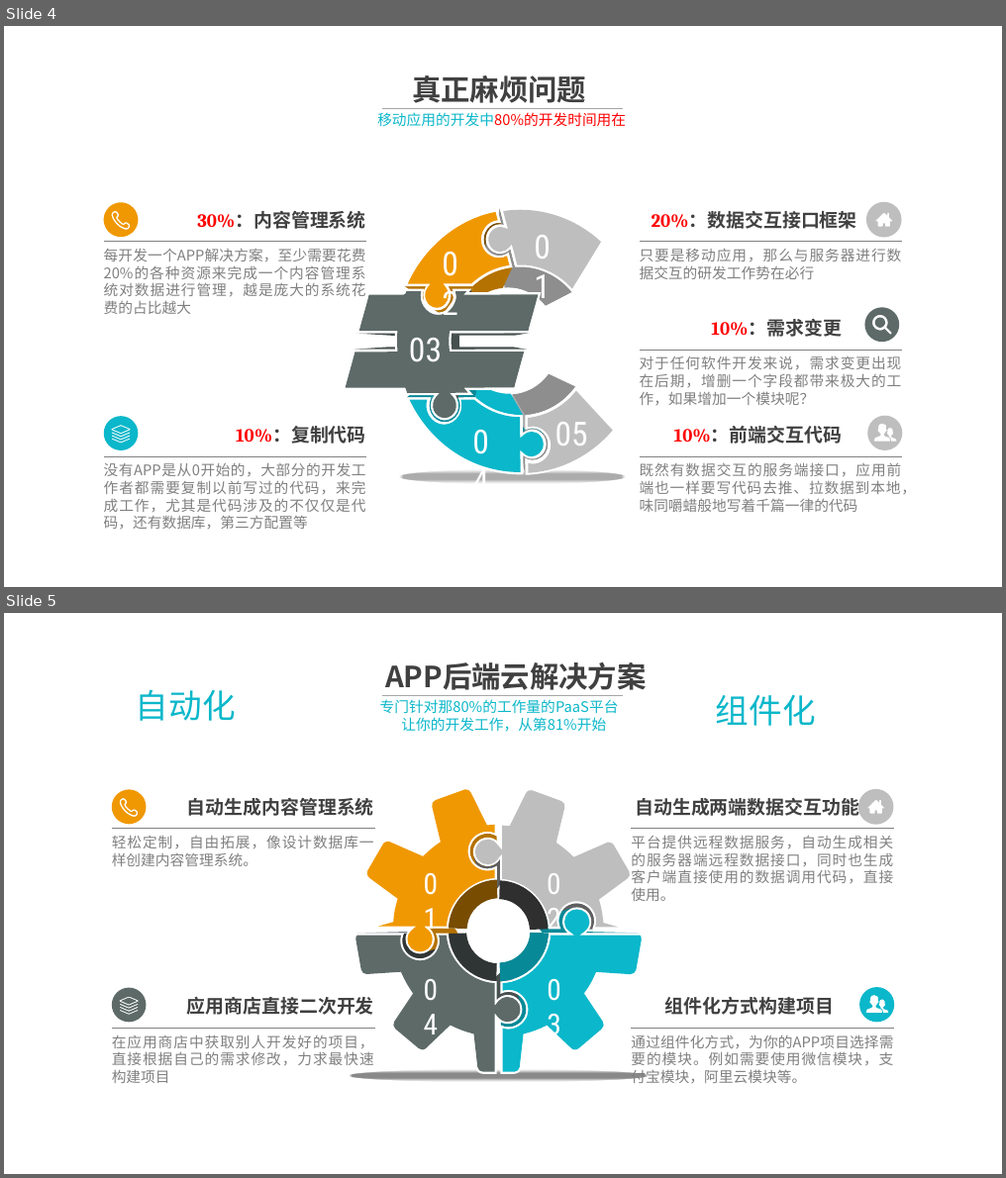
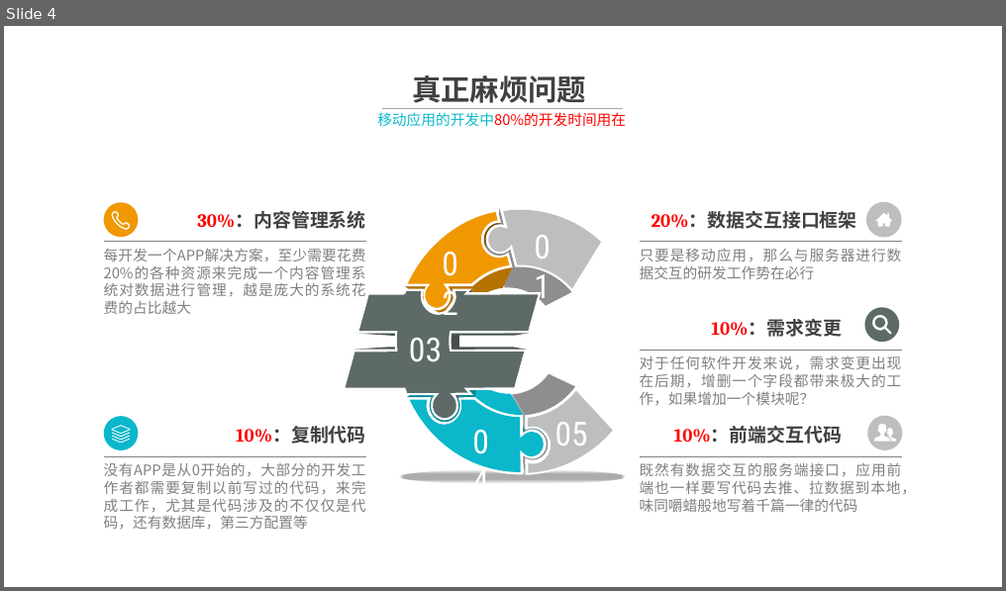
Before and after one commit to alucard263096/BP, a slide deck: App后端云 商业计划书 - v1 团队.pptx. Shown one above the other, each under a label of ours: slides 4 and 5 before the commit, slide 4 after it. The pictures are 1006x1178 and 1006x591 pixels, drawn with LibreOffice and Linux fonts; fonts in the diff are those of the drawing; background and template pictures are left out. Boxes give left, top, right and bottom in pixels: in the first picture for what was removed or moved away, otherwise in the second. Text is boxed around its words. In the diff, an @@ line names an element or a change of style, - is before the commit and + after.

```diff
--- a/App后端云 商业计划书 - v1 团队.pptx
+++ b/App后端云 商业计划书 - v1 团队.pptx
@@ slide 5 removed at bbox=[4, 613, 1002, 1174], background picture (left out); not listed: 1 template element that a slide beside it also shows @@
@@ text removed at bbox=[385, 663, 647, 696] @@
-APP后端云解决方案
@@ text removed at bbox=[136, 689, 236, 721] @@
-自动化
@@ text removed at bbox=[380, 699, 619, 732] @@
-专门针对那80%的工作量的PaaS平台
-让你的开发工作，从第81%开始
@@ line removed from (383, 695) to (623, 695) @@
@@ text removed at bbox=[716, 695, 816, 726] @@
-组件化
@@ freeform shape removed at bbox=[112, 789, 147, 824] @@
@@ freeform shape removed at bbox=[858, 789, 893, 824] @@
@@ freeform shape removed at bbox=[121, 799, 137, 815] @@
@@ text removed at bbox=[187, 798, 374, 816] @@
-自动生成内容管理系统
@@ text removed at bbox=[635, 798, 859, 816] @@
-自动生成两端数据交互功能
@@ text removed at bbox=[112, 835, 374, 866] @@
-轻松定制，自由拓展，像设计数据库一样创建内容管理系统。
@@ line removed from (112, 829) to (374, 829) @@
@@ text removed at bbox=[631, 835, 893, 883] @@
-平台提供远程数据服务，自动生成相关的服务器端远程数据接口，同时也生成客户端直接使用的数据调用代码，直接使用。
@@ line removed from (632, 829) to (894, 829) @@
@@ freeform shape removed at bbox=[112, 988, 147, 1023] @@
@@ text removed at bbox=[187, 997, 374, 1015] @@
-应用商店直接二次开发
@@ group removed at bbox=[350, 787, 648, 1081]: 22 freeform shapes, 4 texts, 1 ellipse @@
-01
-02
-04
-03
@@ text removed at bbox=[665, 997, 834, 1015] @@
-组件化方式构建项目
@@ freeform shape removed at bbox=[859, 987, 894, 1023] @@
@@ line removed from (112, 1028) to (374, 1028) @@
@@ line removed from (632, 1028) to (894, 1028) @@
@@ text removed at bbox=[112, 1035, 374, 1083] @@
-在应用商店中获取别人开发好的项目，直接根据自己的需求修改，力求最快速构建项目
@@ text removed at bbox=[631, 1036, 893, 1083] @@
-通过组件化方式，为你的APP项目选择需要的模块。例如需要使用微信模块，支付宝模块，阿里云模块等。
```
Also in this commit, not shown: 3 slides changed.
